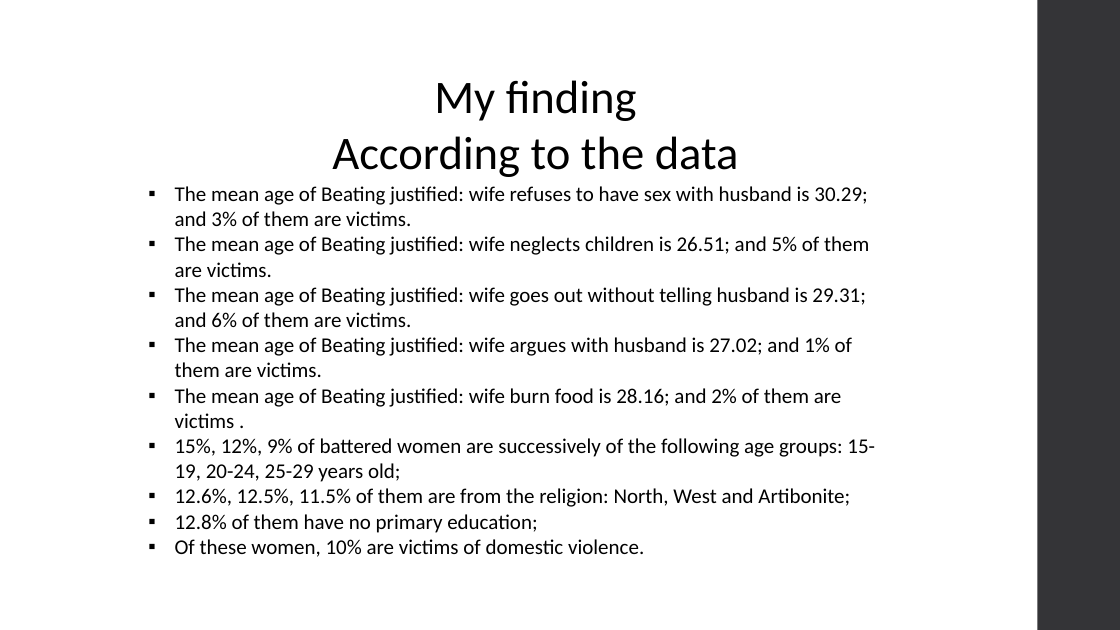
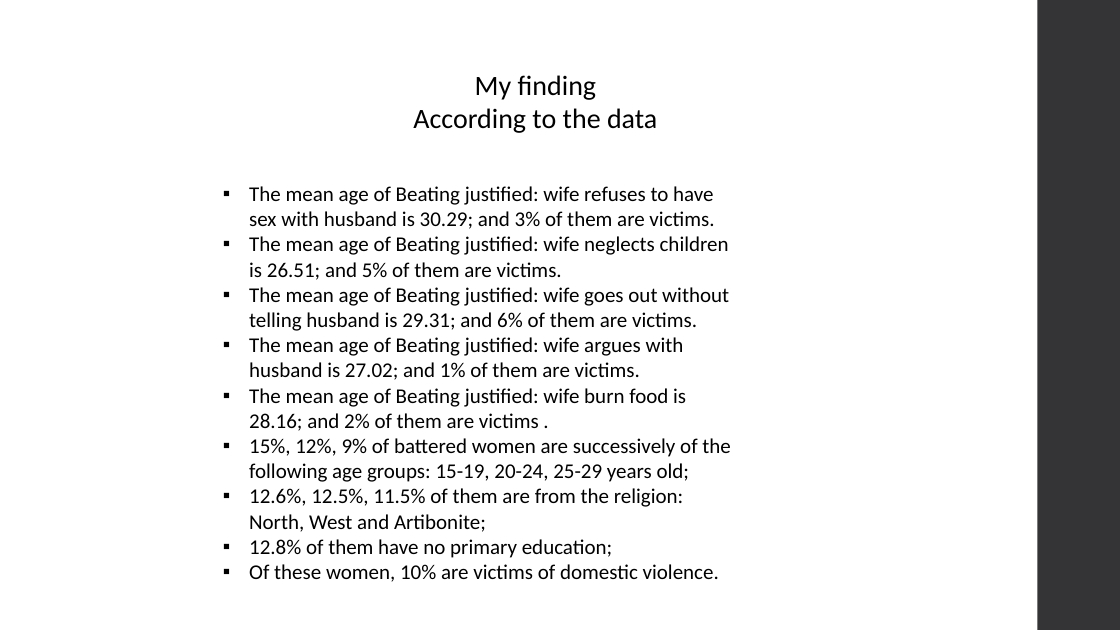
Before and after one commit to kettenieF20/Final-Capstone-Project, a slide deck: slide 21 of Domestic_Violence_on_woman_Ketenie_Flore recent (1).pptx (slide 16 before the commit). Drawn at 1120x630 pixels with LibreOffice and Linux fonts; fonts in the diff are those of the drawing. Boxes give left, top, right and bottom in pixels: in the first picture for what was removed or moved away, otherwise in the second. Text is boxed around its words. In the diff, an @@ line names an element or a change of style, - is before the commit and + after.

```diff
--- a/Domestic_Violence_on_woman_Ketenie_Flore recent (1).pptx
+++ b/Domestic_Violence_on_woman_Ketenie_Flore recent (1).pptx
@@ text "My finding" at [413, 75, 657, 133]: size 40 to 24 pt @@
@@ text "The mean age of Beating ..." rewrapped from [175, 186, 875, 557] to [249, 186, 730, 582] @@
```
Also in this commit, not shown: 11 other slides changed, 7 slides added, 2 slides removed.
